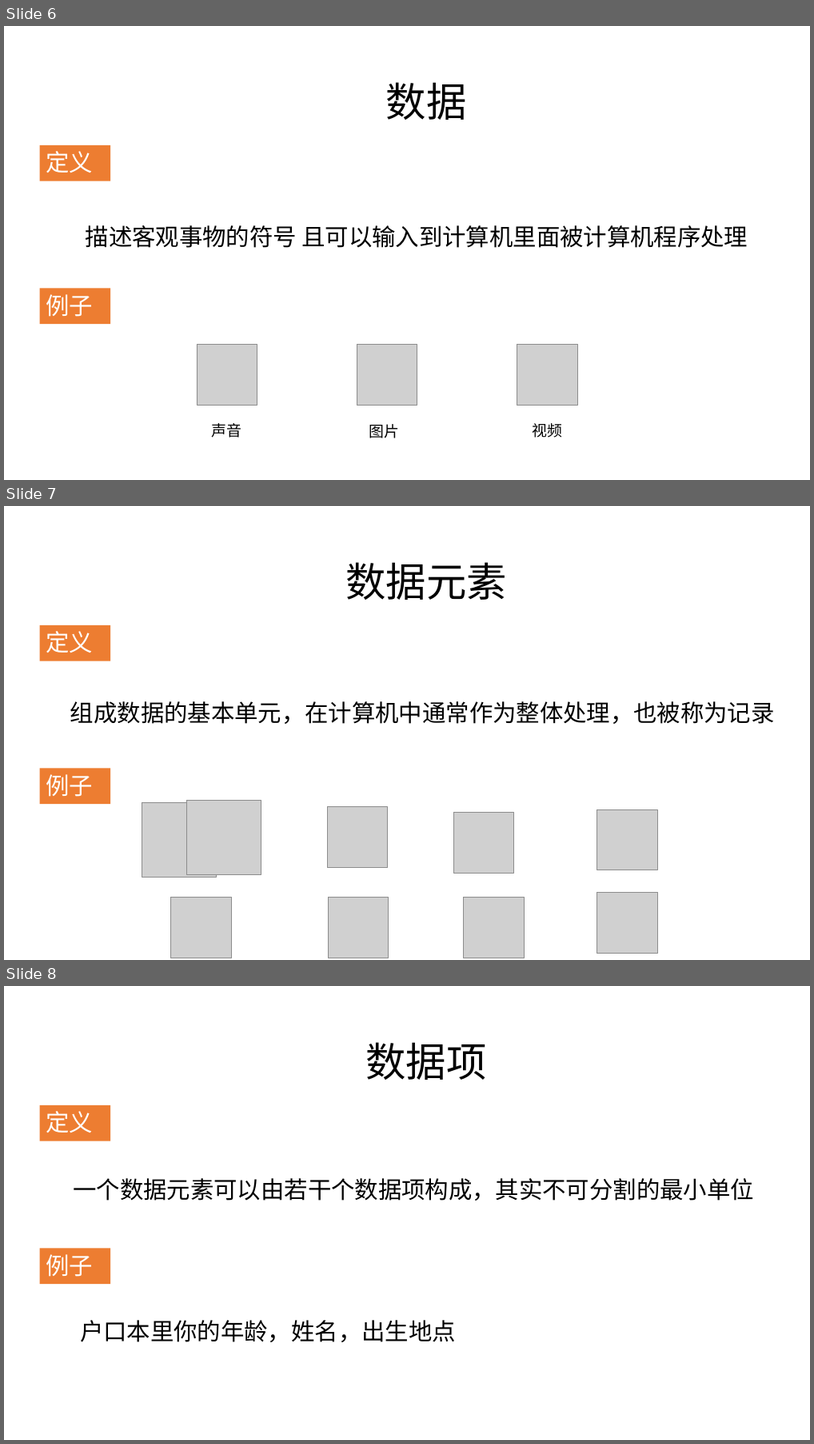
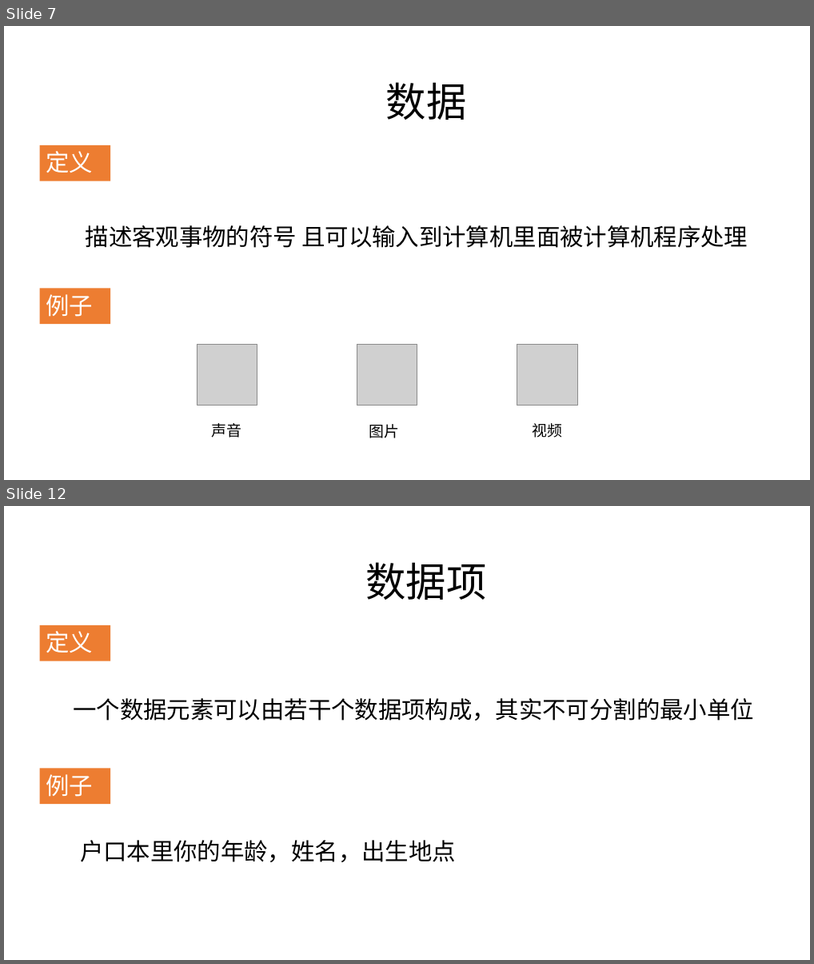
Before and after one commit to zjyesir/hmc_java_1, a slide deck: 1.1绪论.pptx. Shown one above the other, each under a label of ours: slides 6, 7 and 8 before the commit, slides 7 and 12 after it; the slides between them are not shown. The pictures are 814x1444 and 814x964 pixels, drawn with LibreOffice and Linux fonts; fonts in the diff are those of the drawing; grey boxes stand for pictures; background and template pictures are left out. Boxes give left, top, right and bottom in pixels: in the first picture for what was removed or moved away, otherwise in the second. Text is boxed around its words. In the diff, an @@ line names an element or a change of style, - is before the commit and + after.

```diff
--- a/1.1绪论.pptx
+++ b/1.1绪论.pptx
@@ slide 7 removed at [4,506,810,960], background picture (left out) @@
@@ text removed at [346,562,507,600] @@
-数据元素
@@ rectangle removed at [40,625,110,661] @@
-定义
@@ text removed at [70,701,775,724] @@
-组成数据的基本单元，在计算机中通常作为整体处理，也被称为记录
@@ rectangle removed at [40,768,110,804] @@
-例子
@@ picture removed at [142,803,216,877] @@
@@ picture removed at [186,800,261,875] @@
@@ picture removed at [327,807,387,867] @@
@@ picture removed at [454,812,514,872] @@
@@ picture removed at [598,809,658,869] @@
@@ picture removed at [171,896,231,957] @@
@@ picture removed at [328,896,389,957] @@
@@ picture removed at [464,896,524,957] @@
@@ picture removed at [598,892,658,952] @@
@@ what was slide 6 is now slide 7 @@
@@ what was slide 8 is now slide 12 @@
```
Also in this commit, not shown: 8 slides added, 3 other slides removed, 1 other file.
